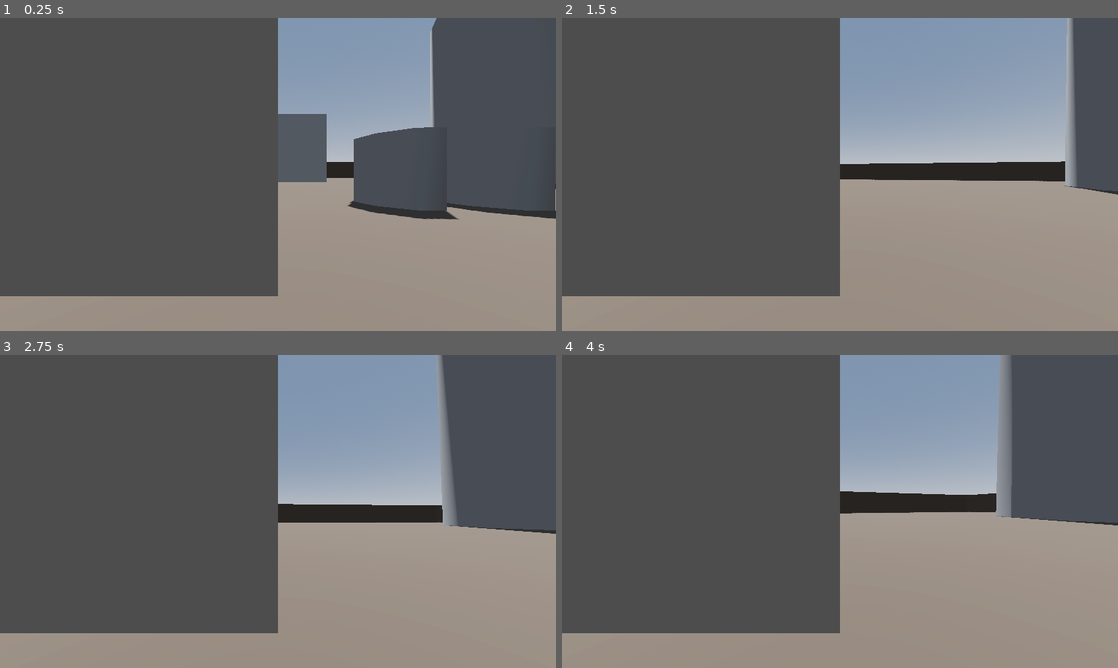
Above: before the commit, frames 1-4 (two rows, left to right).
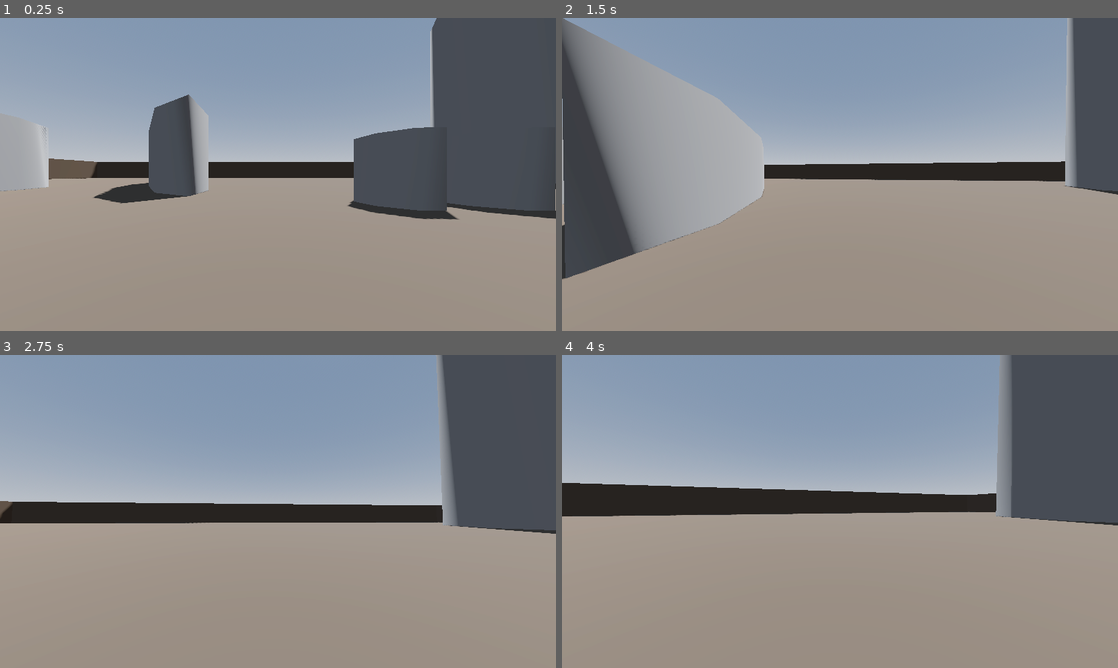
Above: after the commit, the same moments.

Repository: LucasFrigo/project-offshore
Game: Godot game, scene res://Scenes/main.tscn
Two runs of this game, one before a commit and one after it. Both use one fixed random seed, a clock stepped at 60 frames per second and the inputs below.
Inputs (mouse positions are in pixels of both pictures, inside the frame that each line leads up to):
- Up to frame 1 (0.25 s): no input
- Up to frame 2 (1.5 s): move the mouse to (867, 174) at 0.52 s; hold Shift (sprint) 0.53-1.28 s; hold W (move_forward) from 0.53 s (still down); tap Space (jump) at 0.77 s; move the mouse to (812, 174) at 1.27 s; tap Shift (sprint) at 1.35 s
- Up to frame 3 (2.75 s): keep holding W (move_forward); tap Space (jump) at 1.52 s; move the mouse to (289, 505) at 2.02 s; hold Shift (sprint) from 2.03 s (still down)
- Up to frame 4 (4 s): keep holding W (move_forward); move the mouse to (834, 517) at 2.77 s; release Shift (sprint) at 2.78 s; tap Shift (sprint) at 2.85 s; tap Space (jump) at 3.02, 3.77 s; move the mouse to (878, 514) at 3.52 s; hold Shift (sprint) from 3.53 s (still down)

The runs differ from the first frame. In frame 1, 44% of the frame differs, in the area x 0-59%, y 0-89%; in frame 2, 39%; in frame 3, 44%; in frame 4, 44%, in the area x 0-50%, y 0-89%.

Commit message:
Added the Jolt 3D physics engine

Diff:
--- a/Scenes/main.tscn
+++ b/Scenes/main.tscn
@@ -1,7 +1,6 @@
-[gd_scene load_steps=8 format=3 uid="uid://dbdojrj5biuof"]
+[gd_scene load_steps=7 format=3 uid="uid://dbdojrj5biuof"]
 
 [ext_resource type="PackedScene" uid="uid://cg6fawtx5yjoc" path="res://Scenes/player.tscn" id="1_3krcu"]
-[ext_resource type="PackedScene" uid="uid://0hj4lcbdm4rl" path="res://Scenes/gui_panel.tscn" id="2_hrrnf"]
 
 [sub_resource type="ProceduralSkyMaterial" id="ProceduralSkyMaterial_h2hkh"]
 sky_horizon_color = Color(0.64625, 0.65575, 0.67075, 1)
@@ -88,6 +87,3 @@
 transform = Transform3D(20, 0, 0, 0, 20, 0, 0, 0, 20, 35.8037, 8.32266, -24.9698)
 use_collision = true
 material = SubResource("StandardMaterial3D_q1oow")
-
-[node name="GuiPanel3D" parent="." instance=ExtResource("2_hrrnf")]
-transform = Transform3D(1, 0, 0, 0, 1, 0, 0, 0, 1, 0, 2.26915, 0)
--- a/project.godot
+++ b/project.godot
@@ -55,3 +55,7 @@
 "events": [Object(InputEventKey,"resource_local_to_scene":false,"resource_name":"","device":-1,"window_id":0,"alt_press …(182 unchanged characters)…
 ]
 }
+
+[physics]
+
+3d/physics_engine="JoltPhysics3D"
Not shown, added: addons/godot-jolt/LICENSE.txt
Not shown, added: addons/godot-jolt/THIRDPARTY.txt
Not shown, added: addons/godot-jolt/android/libgodot-jolt_android-arm32.so
Not shown, added: addons/godot-jolt/android/libgodot-jolt_android-arm32_editor.so
Not shown, added: addons/godot-jolt/android/libgodot-jolt_android-arm64.so
Not shown, added: addons/godot-jolt/android/libgodot-jolt_android-arm64_editor.so
Not shown, added: addons/godot-jolt/android/libgodot-jolt_android-x64.so
Not shown, added: addons/godot-jolt/android/libgodot-jolt_android-x64_editor.so
Not shown, added: addons/godot-jolt/android/libgodot-jolt_android-x86.so
Not shown, added: addons/godot-jolt/android/libgodot-jolt_android-x86_editor.so
Not shown, added: addons/godot-jolt/godot-jolt.gdextension
Not shown, added: addons/godot-jolt/ios/godot-jolt_ios.framework/Info.plist
(and 18 more such lines)
